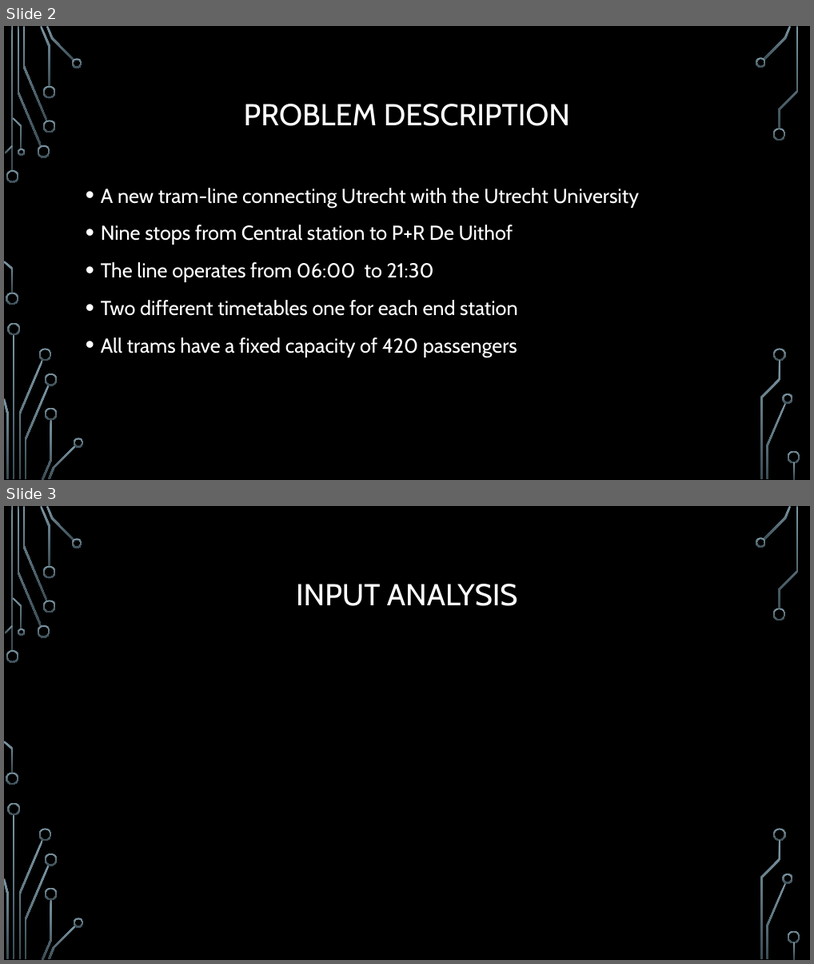
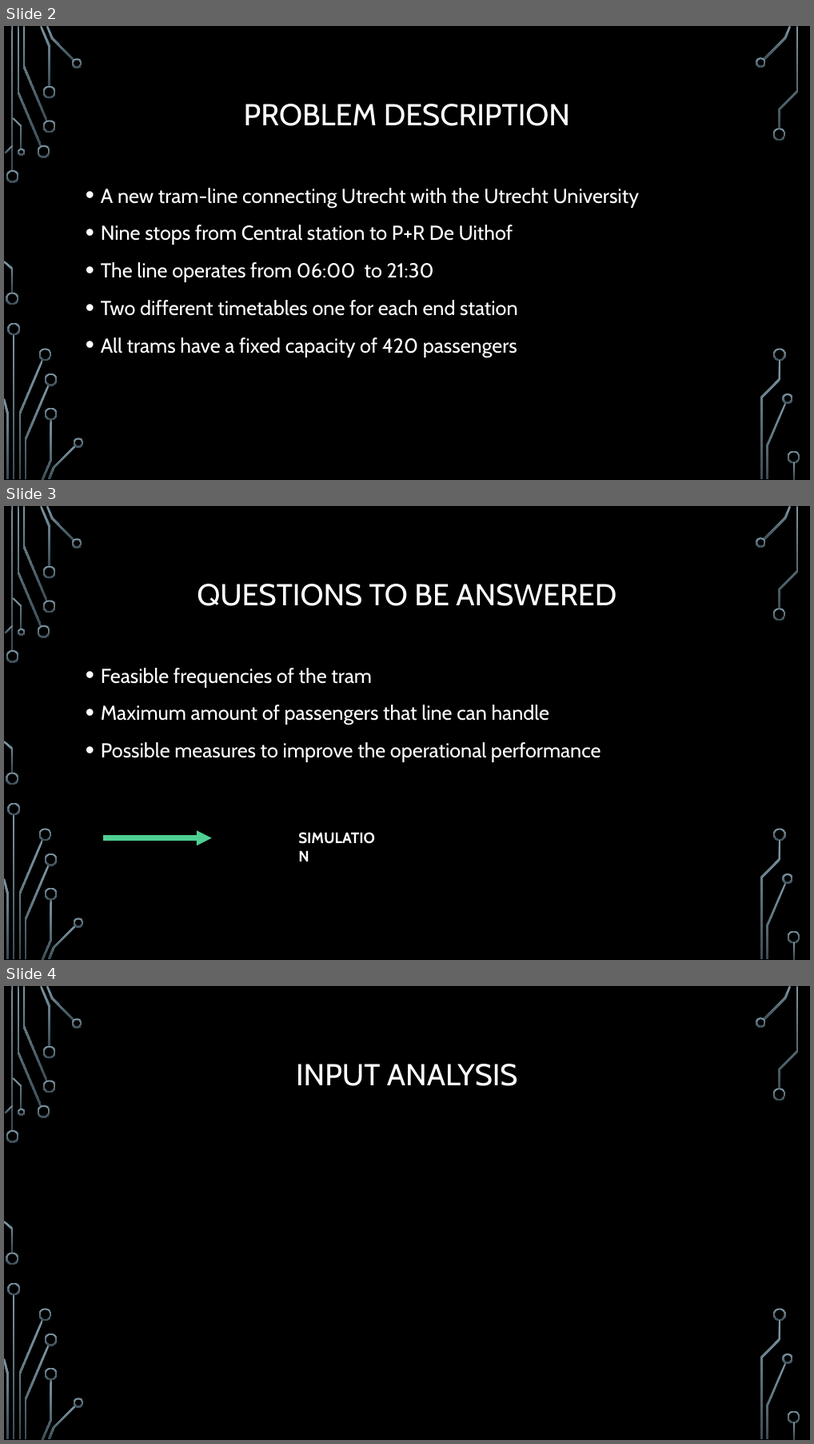
Before and after one commit to omelkonian/PySimu, a slide deck: presentation/Simulation assignment.pptx. Shown one above the other, each under a label of ours: slides 2 and 3 before the commit, slides 2, 3 and 4 after it. The pictures are 814x964 and 814x1444 pixels, drawn with LibreOffice and Linux fonts; fonts in the diff are those of the drawing; background and template pictures are left out. Boxes give left, top, right and bottom in pixels: in the first picture for what was removed or moved away, otherwise in the second. Text is boxed around its words. In the diff, an @@ line names an element or a change of style, - is before the commit and + after.

Commit message:
prent

```diff
--- a/presentation/Simulation assignment.pptx
+++ b/presentation/Simulation assignment.pptx
@@ slide 3 added at box(4, 506, 810, 960), background picture (left out); not listed: 36 template elements that a slide beside it also shows @@
@@ title added at box(197, 584, 617, 606), 36 pt, text #FFFFFF @@
+QUESTIONS TO BE ANSWERED
@@ text added at box(101, 668, 602, 762), 24 pt, text #FFFFFF @@
+• Feasible frequencies of the tram
+• Maximum amount of passengers that line can handle
+• Possible measures to improve the operational performance
@@ arrow added from (103, 837) to (212, 837), #4FD093 6 pt @@
@@ text added at box(293, 825, 387, 850), 18 pt, text #FFFFFF, bold @@
+SIMULATION
@@ what was slide 3 is now slide 4 @@
```
